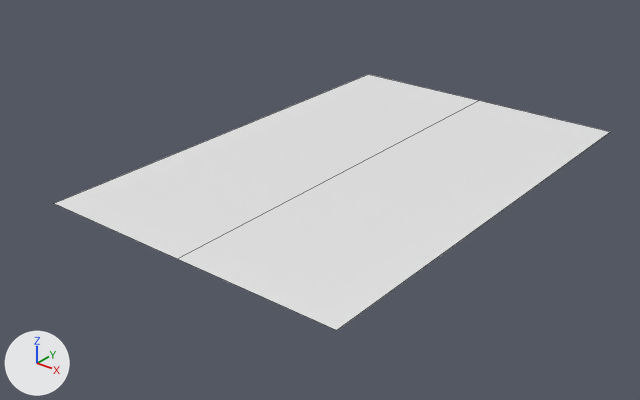
A saved change to the FBX model Assets/Models/Alfombra/Alfombra_salon1.fbx.
The view is the same before and after, from a 50 mm lens placed at (2.95, -4.05, 2.18), pointed at (-0.11, -0.23, -0.19). Lighting does not change. The marker at lower left points along +X, +Y and +Z. Mesh edges are drawn as thin lines. Where no turn or scale is listed for an object, it has been applied to the vertices.
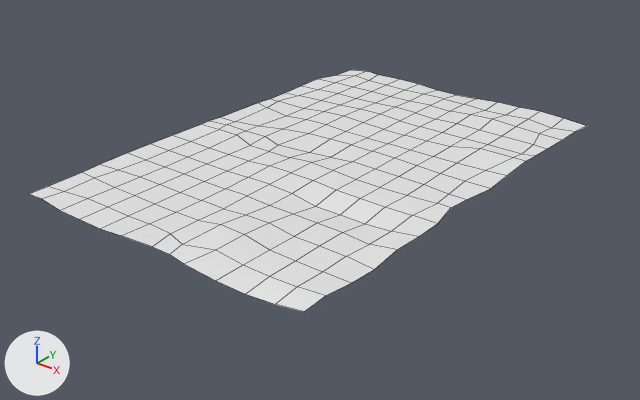
Diff of the bpy script that builds the scene:
```diff
--- a/Assets/Models/Alfombra/Alfombra_salon1.fbx.py
+++ b/Assets/Models/Alfombra/Alfombra_salon1.fbx.py
@@ me_mesh @@
 # used by ob_plane002; location = (0.0, 0.0, 0.0)
-me_mesh.from_pydata(...)  # 6 vertices, 2 faces; spans x -1.0..1.0, y -1.5..1.5, z 0.0
+me_mesh.from_pydata(...)  # 221 vertices, 192 faces; spans x -1.0..1.0, y -1.5..1.51, z -0.03..0.04
+# me_mesh part 1: the whole mesh is rebuilt
@@ ob_plane002 @@
 ob_plane002 = bpy.data.objects.new('Plane002', me_mesh)
-ob_plane002.location = (0.0, 0.0, 0.0)
+ob_plane002.location = (-0.131, -0.099, 0.058)
```

Changed parts and their boxes (x1, y1, x2, y2) in the pictures (640 x 400 px):
'Plane002', reshaped, moved
    before: (54, 74, 610, 330)
    after: (30, 70, 586, 312)
